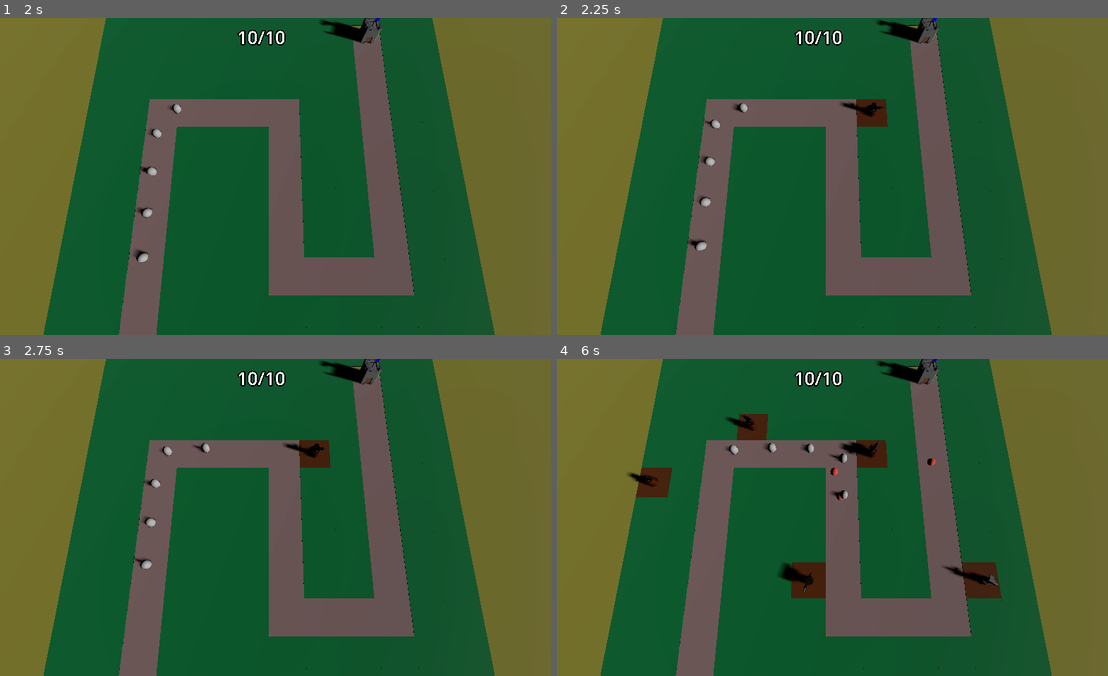
Above: before the commit, frames 1-4 (two rows, left to right).
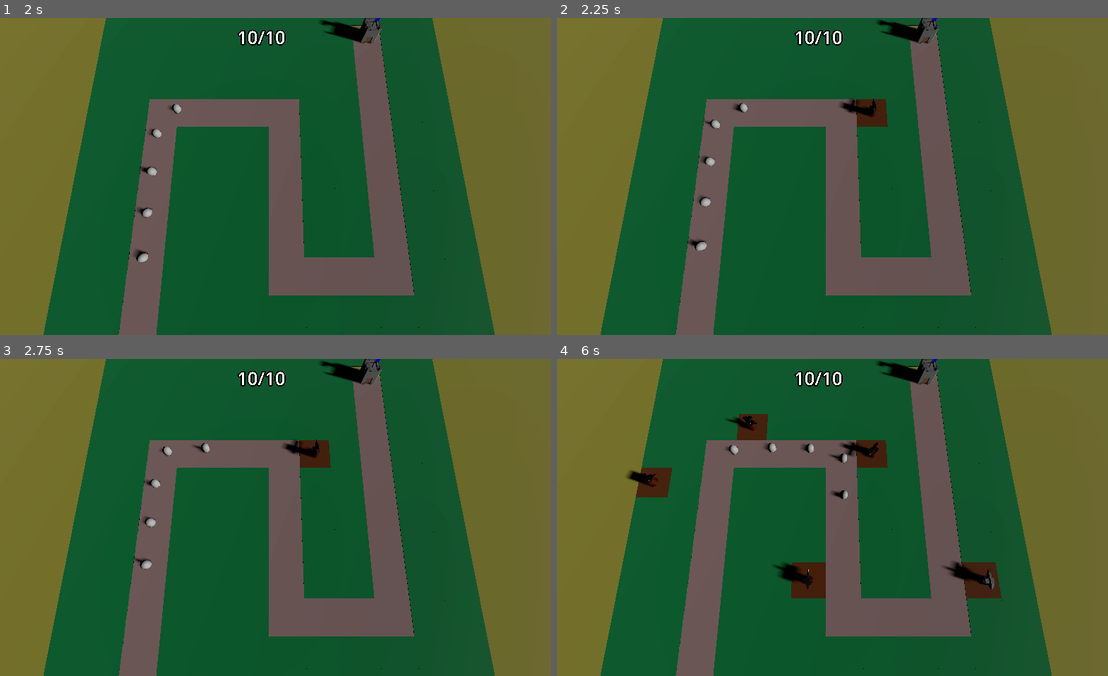
Above: after the commit, the same moments.

Repository: SpookyUboa/barbarian-blaster
Game: Godot game, scene res://Scenes/BaseScene.tscn
The game is run twice, just before and just after one commit, with the same random seed, the same clock (stepped at 60 frames per second) and the same inputs.
Inputs (mouse positions are in pixels of both pictures, inside the frame that each line leads up to):
- Up to frame 1 (2 s): move the mouse to (391, 160) at 0.52 s; press the mouse at (391, 160) at 0.53 s; move the mouse to (154, 192) at 1.27 s; release the mouse at (154, 192) at 1.28 s; click (154, 192) at 1.35 s
- Up to frame 2 (2.25 s): move the mouse to (882, 106) at 2.02 s; press the mouse at (882, 106) at 2.03 s
- Up to frame 3 (2.75 s): no input
- Up to frame 4 (6 s): move the mouse to (799, 580) at 2.77 s; release the mouse at (799, 580) at 2.78 s; click (799, 580) at 2.85 s; move the mouse to (997, 565) at 3.52 s; press the mouse at (997, 565) at 3.53 s; move the mouse to (656, 469) at 4.27 s; release the mouse at (656, 469) at 4.28 s; click (656, 469) at 4.35 s; move the mouse to (854, 517) at 5.02 s; press the mouse at (854, 517) at 5.03 s; move the mouse to (744, 438) at 5.77 s; release the mouse at (744, 438) at 5.78 s; click (744, 438) at 5.85 s

Frame 1 is identical in both runs. In frame 2, less than 0.1% of the frame differs, in the area x 51-60%, y 25-32%; in frame 3, less than 0.1%; in frame 4, 0.5%, in the area x 12-81%, y 17-74%.

Commit message:
Turret range, targeting and enemy damage

Diff:
--- a/Scenes/enemy.gd
+++ b/Scenes/enemy.gd
@@ -1,8 +1,18 @@
 extends PathFollow3D
 
 @export var speed = 1
+@export var max_health := 50
+
+var current_health : int:
+	set(health_in):
+		current_health = health_in
+		if current_health < 1 :
+			queue_free()
 
 @onready var base = get_tree().get_first_node_in_group("base")
+
+func _ready() -> void:
+	current_health = max_health
 
 # Called every frame. 'delta' is the elapsed time since the previous frame.
 func _process(delta: float) -> void:
--- a/Scenes/enemy.tscn
+++ b/Scenes/enemy.tscn
@@ -1,8 +1,10 @@
-[gd_scene load_steps=3 format=3 uid="uid://d1nwcfvaf5u0a"]
+[gd_scene load_steps=4 format=3 uid="uid://d1nwcfvaf5u0a"]
 
 [ext_resource type="Script" path="res://Scenes/enemy.gd" id="1_p4k56"]
 
 [sub_resource type="CapsuleMesh" id="CapsuleMesh_latao"]
+
+[sub_resource type="CapsuleShape3D" id="CapsuleShape3D_pe0g2"]
 
 [node name="Enemy" type="PathFollow3D" groups=["enemy"]]
 transform = Transform3D(0.999995, 0, 0, 0, 1, 0, 0, 0, 0.999995, 0, 0, 0)
@@ -13,6 +15,7 @@
 [node name="Model" type="MeshInstance3D" parent="."]
 mesh = SubResource("CapsuleMesh_latao")
 
-[node name="CSGCylinder3D" type="CSGCylinder3D" parent="." groups=["enemy"]]
-visible = false
-use_collision = true
+[node name="EnemyArea3D" type="Area3D" parent="." groups=["enemy_area"]]
+
+[node name="CollisionShape3D" type="CollisionShape3D" parent="EnemyArea3D"]
+shape = SubResource("CapsuleShape3D_pe0g2")
--- a/Scenes/projectile.gd
+++ b/Scenes/projectile.gd
@@ -10,3 +10,10 @@
 
 func _on_timer_timeout() -> void:
 	queue_free()
+
+
+func _on_area_entered(area: Area3D) -> void:
+	if area.is_in_group("enemy_area"):
+		print(area.get_parent().current_health)
+		area.get_parent().current_health -= 5
+		queue_free()
--- a/Scenes/projectile.tscn
+++ b/Scenes/projectile.tscn
@@ -26,4 +26,5 @@
 one_shot = true
 autostart = true
 
+[connection signal="area_entered" from="." to="." method="_on_area_entered"]
 [connection signal="timeout" from="Timer" to="." method="_on_timer_timeout"]
--- a/Scenes/turret.gd
+++ b/Scenes/turret.gd
@@ -1,16 +1,33 @@
 extends Node3D
 
 @export var projectile: PackedScene
+@export var turret_range := 10.0
+
 @onready var cannon: MeshInstance3D = $Cannon
 
 var enemy_path : Path3D
+var target: PathFollow3D
 
 func _physics_process(delta: float) -> void:
-	var enemy = enemy_path.get_children().back()
-	cannon.look_at(enemy.global_position, Vector3.UP, true)
+	target = find_best_target()
+	if target:
+		cannon.look_at(target.global_position, Vector3.UP, true)
 
 func _on_timer_timeout() -> void:
-	var shot = projectile.instantiate()
-	add_child(shot)
-	shot.global_position = cannon.global_position
-	shot.direction = cannon.basis.z
+	if target:
+		var shot = projectile.instantiate()
+		add_child(shot)
+		shot.global_position = cannon.global_position
+		shot.direction = cannon.global_transform.basis.z
+
+func find_best_target() -> PathFollow3D:
+	var best_target = null
+	var best_progress = 0.0
+	for enemy in enemy_path.get_children():
+		if enemy is PathFollow3D:
+			if enemy.progress > best_progress:
+				var distance := global_position.distance_to(enemy.global_position)
+				if distance <= turret_range:
+					best_target = enemy
+					best_progress = enemy.progress
+	return best_target
Not shown: 6 places in MeshLibraries/SpaceLibrary.tres that only renumber resources
Binary file changed: Models/turret.glb
Not shown: 2 places in Scenes/BaseScene.tscn that only renumber resources
Not shown, changed: Models/turret.blend
Not shown, changed: Models/turret.blend1
